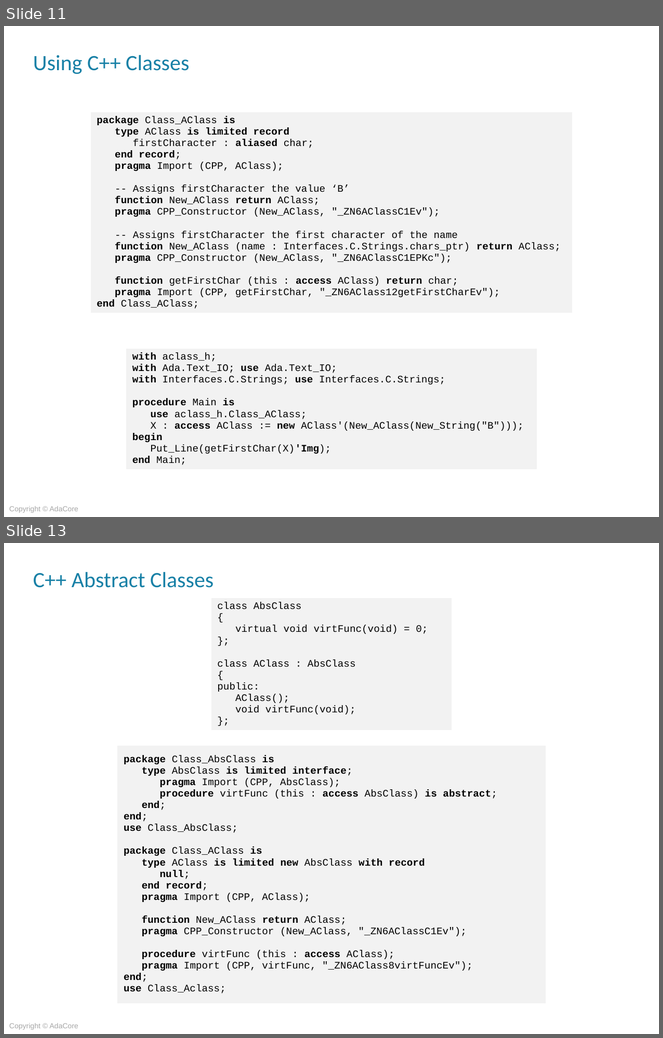
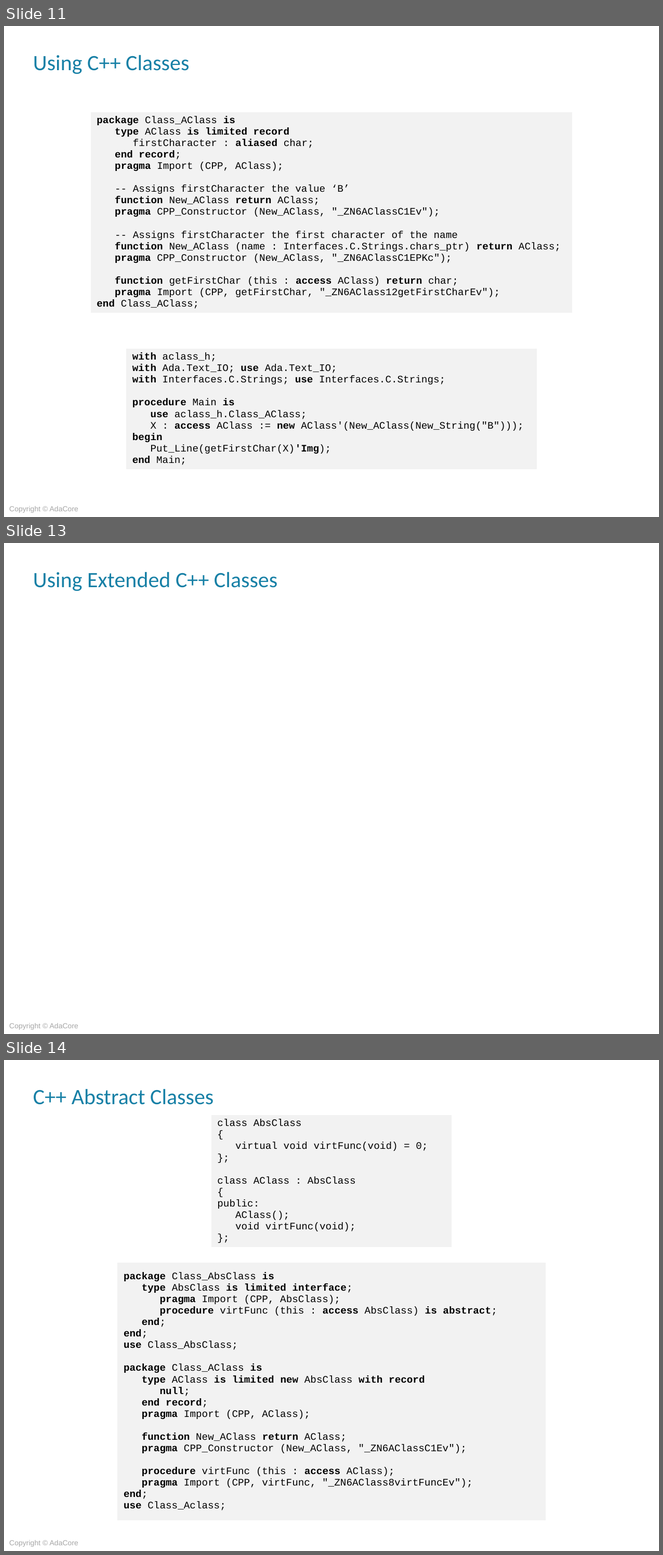
Before and after one commit to AdaCoreU/Courses, a slide deck: lectures/04_Mixed_Language_Programming_In_Ada/03_Ada_and_C++/Slides/03_Ada_and_C++.pptx. Shown one above the other, each under a label of ours: slides 11 and 13 before the commit, slides 11, 13 and 14 after it; the slides between them are not shown. The pictures are 663x1038 and 663x1555 pixels, drawn with LibreOffice and Linux fonts; fonts in the diff are those of the drawing; background and template pictures are left out. Boxes give left, top, right and bottom in pixels: in the first picture for what was removed or moved away, otherwise in the second. Text is boxed around its words. In the diff, an @@ line names an element or a change of style, - is before the commit and + after.

```diff
--- a/lectures/04_Mixed_Language_Programming_In_Ada/03_Ada_and_C++/Slides/03_Ada_and_C++.pptx
+++ b/lectures/04_Mixed_Language_Programming_In_Ada/03_Ada_and_C++/Slides/03_Ada_and_C++.pptx
@@ slide 13 added at [4,543,659,1034], background picture (left out); not listed: 1 template element that a slide beside it also shows @@
@@ title added at [33,572,278,591], 24 pt, text #1780A6 @@
+Using Extended C++ Classes
@@ what was slide 13 is now slide 14 @@
```
Also in this commit, not shown: 2 slides changed, 8 other slides added, 8 slides removed.
